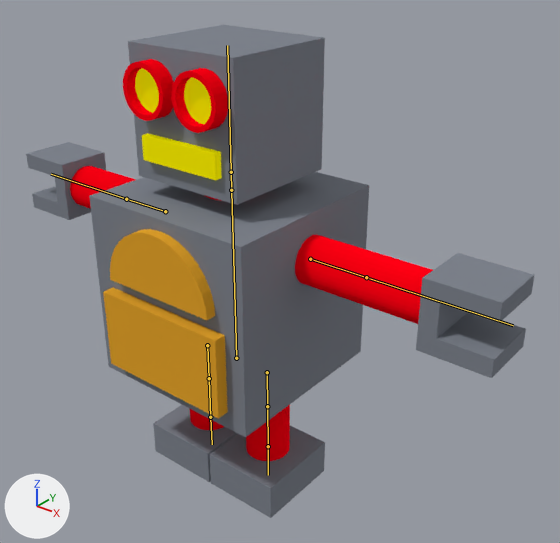
An edit to the Blender file externalAssets/units/robotUnit/robot.blend, drawn before and after from the same camera.
The view is the same before and after, from a 50 mm camera at (15.07, -16.5, 18.34) aimed at (1.73, 0.17, 8.01). Every picture has the same lights, and +X, +Y and +Z are marked at lower left. The bones that bend it are drawn over the model as lines.

In view in the first picture: 'Robot'.
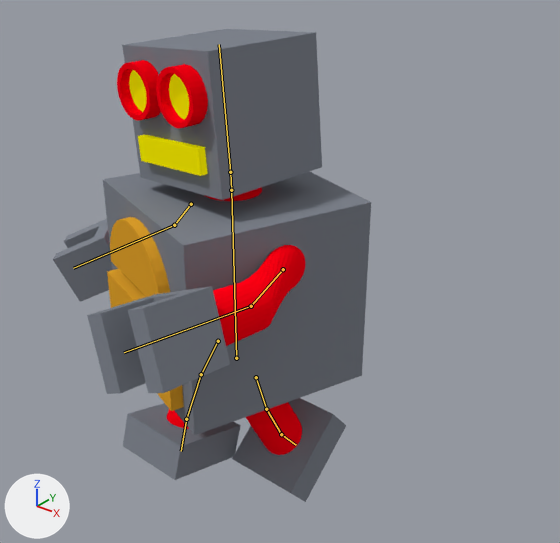
The newer file adds an action. The first version stands in its rest pose; the second is drawn at frame 8 of the action 'attack'.

Where the change shows, as pixel boxes (x1, y1, x2, y2) in the pictures (560 x 543 px):
'Robot', posed (37% narrower)
    before: (26, 25, 534, 518)
    after: (53, 29, 371, 502)
bone 'neck', root to tip
    before: (231, 190) to (231, 172)
    after: (231, 190) to (230, 172)
bone 'head', root to tip
    before: (231, 172) to (227, 45)
    after: (230, 172) to (219, 44)
bone 'upperArm.L', root to tip
    before: (310, 259) to (366, 277)
    after: (283, 269) to (251, 306)
bone 'lowerArm.L', root to tip
    before: (366, 277) to (513, 325)
    after: (251, 306) to (124, 352)
bone 'thigh.L', root to tip
    before: (267, 372) to (267, 406)
    after: (256, 377) to (266, 409)
bone 'calf.L', root to tip
    before: (267, 406) to (268, 446)
    after: (266, 409) to (281, 434)
bone 'foot.L', root to tip
    before: (268, 446) to (268, 475)
    after: (281, 434) to (296, 445)
bone 'upperArm.R', root to tip
    before: (165, 211) to (126, 199)
    after: (191, 204) to (174, 225)
bone 'lowerArm.R', root to tip
    before: (126, 199) to (51, 174)
    after: (174, 225) to (73, 268)
bone 'thigh.R', root to tip
    before: (207, 345) to (209, 378)
    after: (218, 341) to (201, 374)
bone 'calf.R', root to tip
    before: (209, 378) to (210, 417)
    after: (201, 374) to (186, 419)
bone 'foot.R', root to tip
    before: (210, 417) to (212, 444)
    after: (186, 419) to (181, 451)

The change in detail:
Bone 'body' (bone_body) turns from (0, 0, 0) to (0, -20, 0) degrees about its own x, y and z.
Bone 'neck' (bone_neck) turns from (0, 0, 0) to (1, 0, 2) degrees about its own x, y and z.
Bone 'head' (bone_head) turns from (0, 0, 0) to (1, 12, 3) degrees about its own x, y and z.
Bone 'upperArm.L' (bone_upperarm_l) turns from (0, 0, 0) to (-9, -34, -53) degrees about its own x, y and z.
Bone 'lowerArm.L' (bone_lowerarm_l) turns from (0, 0, 0) to (5, -32, -23) degrees about its own x, y and z.
Bone 'thigh.L' (bone_thigh_l) turns from (0, 0, 0) to (-4, -20, -13) degrees about its own x, y and z.
Bone 'calf.L' (bone_calf_l) turns from (0, 0, 0) to (15, 2, 8) degrees about its own x, y and z.
Bone 'foot.L' (bone_foot_l) turns from (0, 0, 0) to (14, 0, 0) degrees about its own x, y and z.
Bone 'upperArm.R' (bone_upperarm_r) turns from (0, 0, 0) to (-2, -51, -39) degrees about its own x, y and z.
Bone 'lowerArm.R' (bone_lowerarm_r) turns from (0, 0, 0) to (49, 128, 84) degrees about its own x, y and z.
Bone 'thigh.R' (bone_thigh_r) turns from (0, 0, 0) to (-1, -19, 33) degrees about its own x, y and z.
Bone 'calf.R' (bone_calf_r) turns from (0, 0, 0) to (3, 3, -9) degrees about its own x, y and z.
Bone 'foot.R' (bone_foot_r) turns from (0, 0, 0) to (12, 0, 0) degrees about its own x, y and z.
